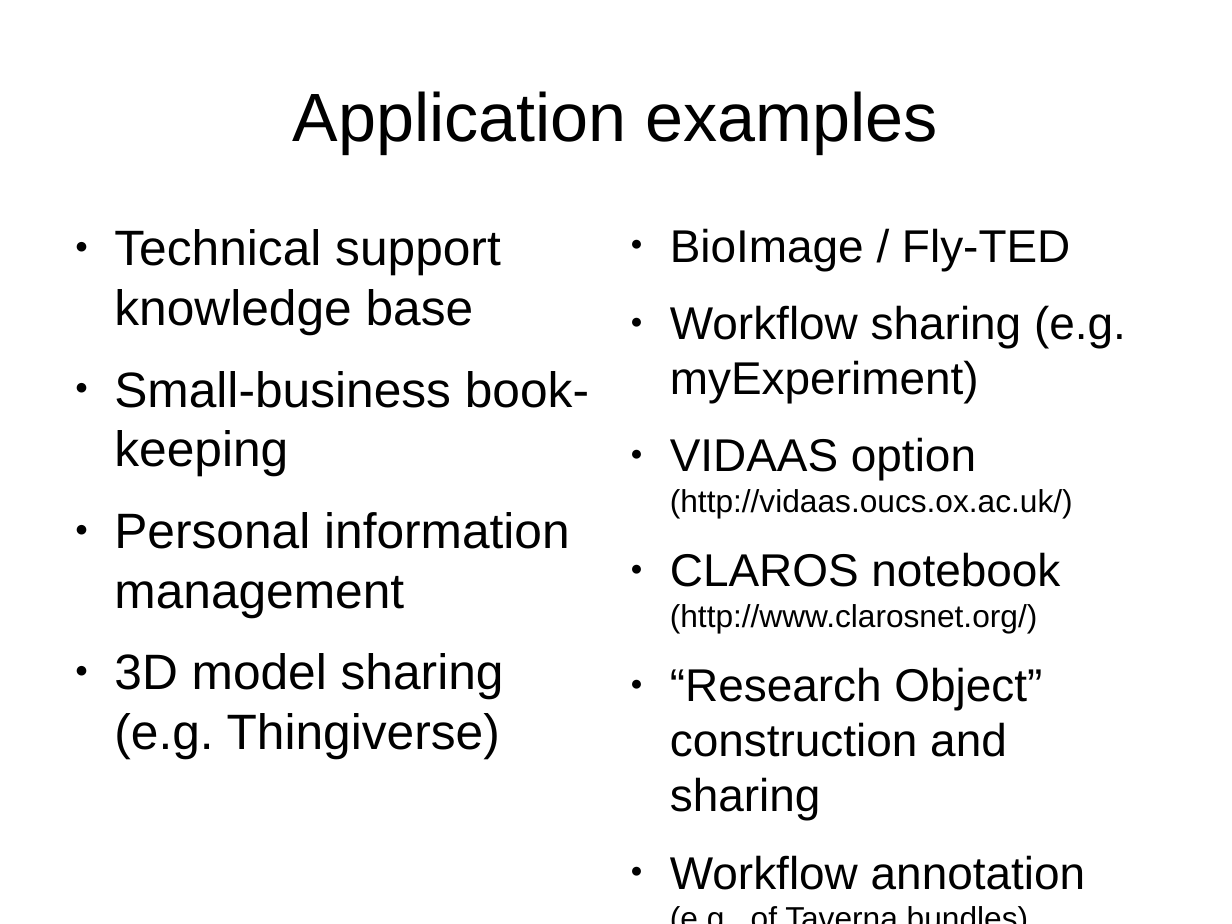
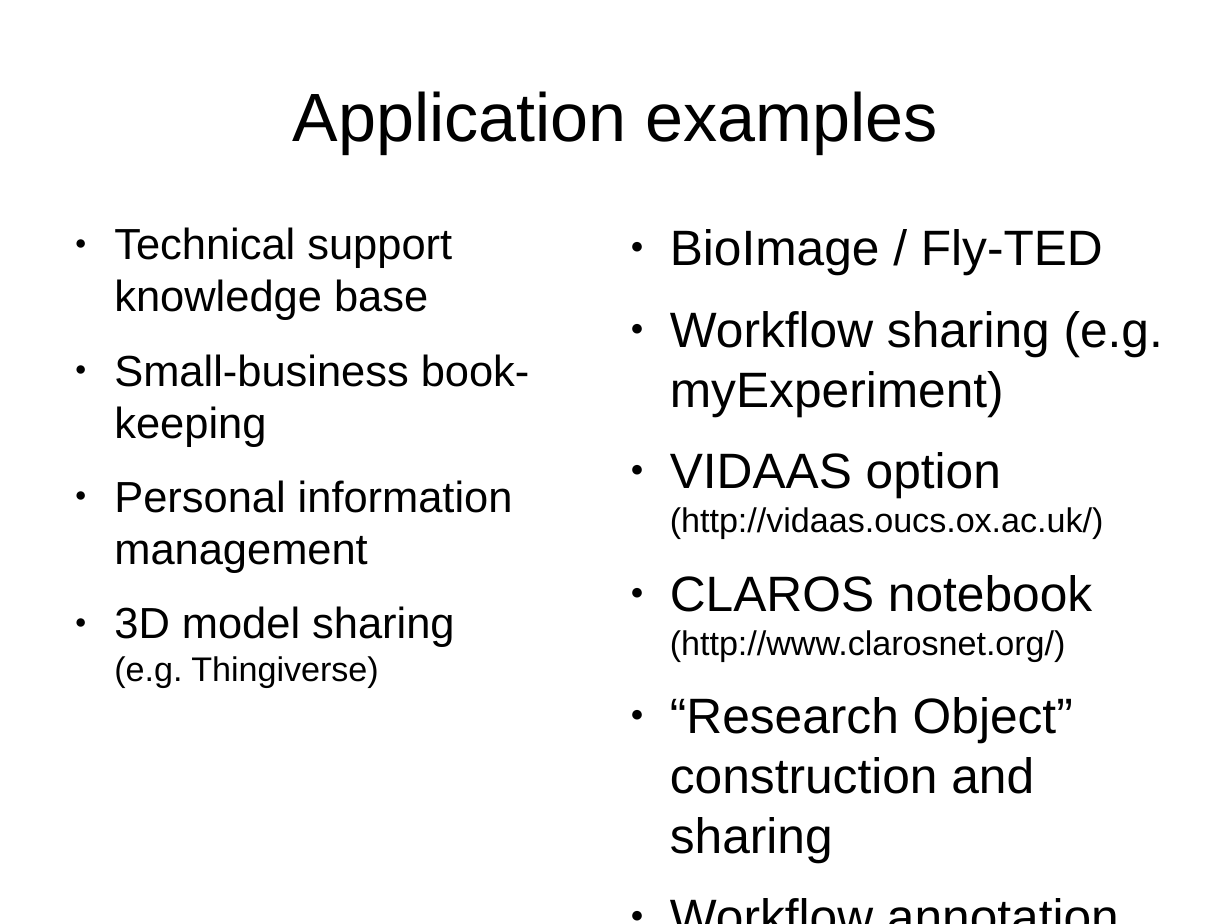
Before and after one commit to gklyne/annalist, a slide deck: slide 12 of presentations/annalist-pitch.odp. Drawn at 1232x924 pixels with LibreOffice and Linux fonts; fonts in the diff are those of the drawing. Boxes give left, top, right and bottom in pixels: in the first picture for what was removed or moved away, otherwise in the second. Text is boxed around its words. In the diff, an @@ line names an element or a change of style, - is before the commit and + after.

Commit message:
Flesh out sample applications, update tech overview

```diff
--- a/presentations/annalist-pitch.odp
+++ b/presentations/annalist-pitch.odp
@@ text "Technical support knowledge base" at (x1=114, y1=227, x2=530, y2=688): size 32 to 28 pt in "Technical support knowledge base", "Small-business book-keeping", "Personal information management", "3D model sharing"; size 32 to 22 pt in "(e.g. Thingiverse)" @@
@@ text "BioImage / Fly-TED" at (x1=670, y1=229, x2=1163, y2=862): size 29.6 to 32 pt in "BioImage / Fly-TED", "Workflow sharing (e.g. myExperiment)", "VIDAAS option", "CLAROS notebook" and 2 more places; size 20.4 to 22 pt in "(http://vidaas.oucs.ox.ac.uk/)", "(http://www.clarosnet.org/)", "(e.g., of Taverna bundles)" @@
```
Also in this commit, not shown: 11 other slides changed, 1 slide added, 5 other files.
